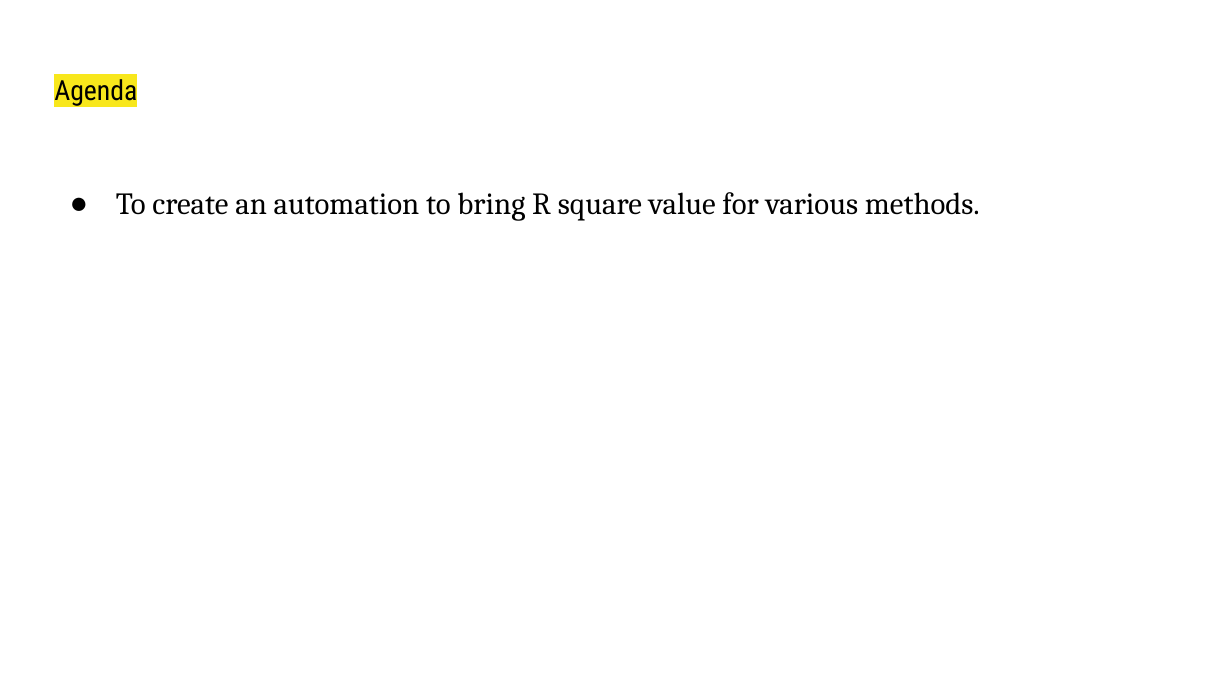
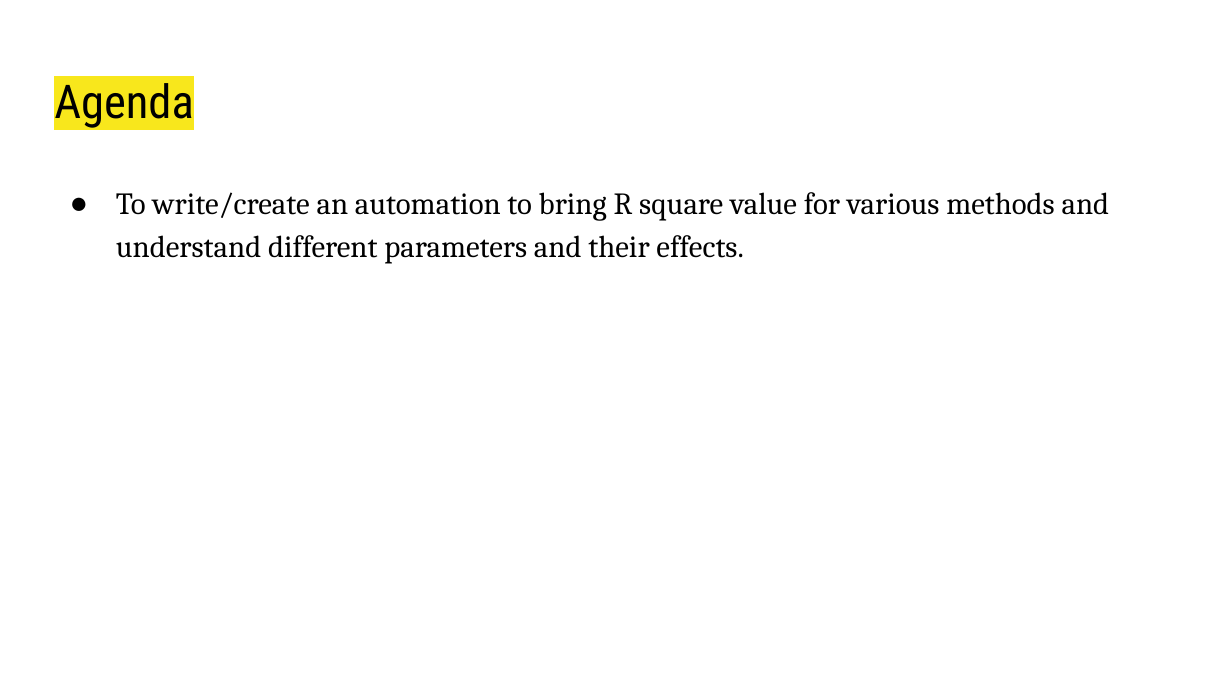
Before and after one commit to sreeram514/AIML_Project, a slide deck: slide 3 of AIML - Cohort1 - Life Expectancy.pptx (slide 2 before the commit). Drawn at 1232x693 pixels with LibreOffice and Linux fonts; fonts in the diff are those of the drawing. Boxes give left, top, right and bottom in pixels: in the first picture for what was removed or moved away, otherwise in the second. Text is boxed around its words. In the diff, an @@ line names an element or a change of style, - is before the commit and + after.

```diff
--- a/AIML - Cohort1 - Life Expectancy.pptx
+++ b/AIML - Cohort1 - Life Expectancy.pptx
@@ title "Agenda" at box(54, 83, 194, 128): size 16.2 to 27.2 pt @@
@@ text at box(116, 192, 1110, 264): text changed @@
-● To create an automation to bring R square value for various methods.
+● To write/create an automation to bring R square value for various methods and understand different parameters and their effects.
```
Also in this commit, not shown: 6 other slides changed, 2 slides added, 1 slide removed, 3 other files.
